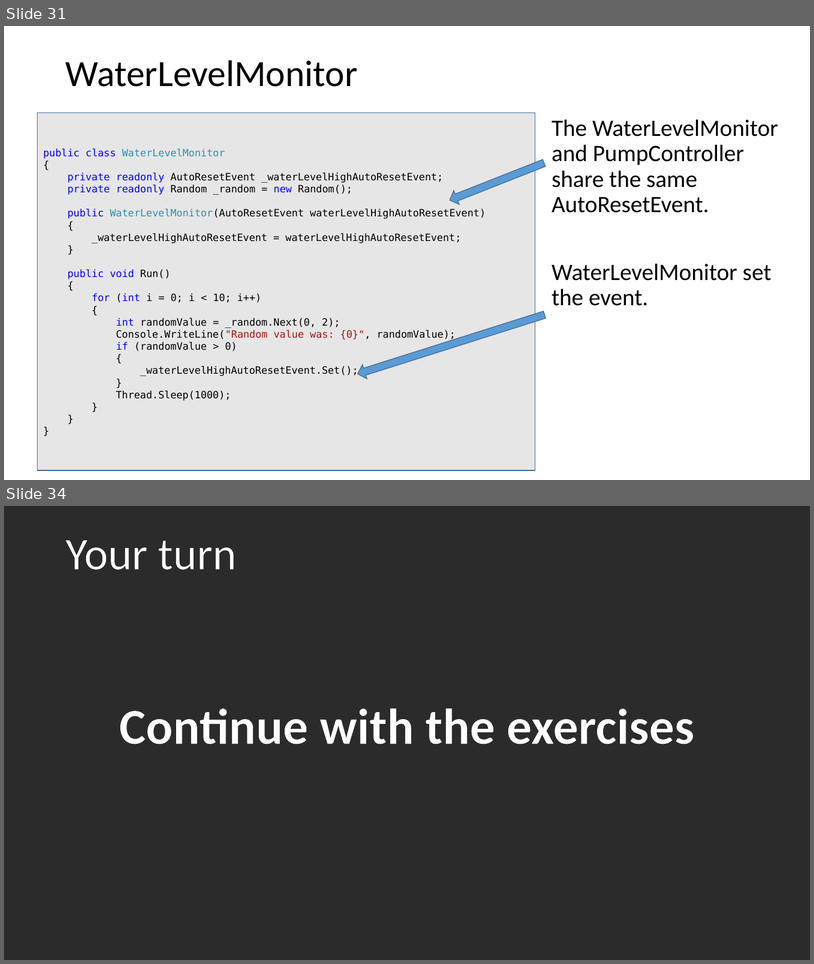
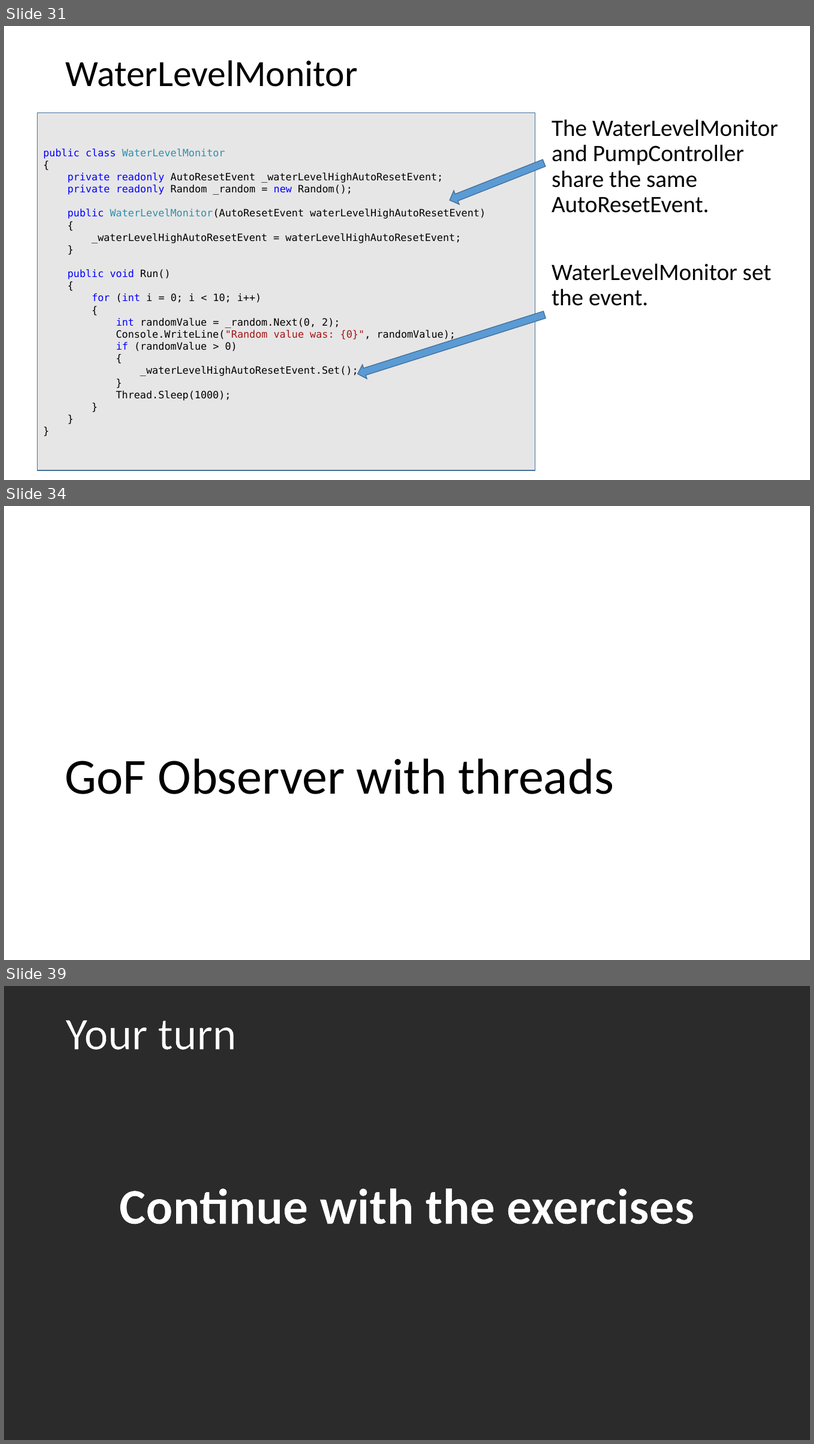
Before and after one commit to codesmurf/st3its3_teaching, a slide deck: 07 Thread Synchronization 2/Thread Synchronization pt 2.pptx. Shown one above the other, each under a label of ours: slides 31 and 34 before the commit, slides 31, 34 and 39 after it; the slides between them are not shown. The pictures are 814x964 and 814x1444 pixels, drawn with LibreOffice and Linux fonts; fonts in the diff are those of the drawing; background and template pictures are left out; a plain dark background stands for a picture behind light text. Boxes give left, top, right and bottom in pixels: in the first picture for what was removed or moved away, otherwise in the second. Text is boxed around its words. In the diff, an @@ line names an element or a change of style, - is before the commit and + after.

Commit message:
added observer with threads and resetevents

```diff
--- a/07 Thread Synchronization 2/Thread Synchronization pt 2.pptx
+++ b/07 Thread Synchronization 2/Thread Synchronization pt 2.pptx
@@ slide 34 added at [4, 506, 810, 960], background #FFFFFF @@
@@ title added at [65, 758, 614, 794], 60 pt, text #000000 @@
+GoF Observer with threads
@@ what was slide 34 is now slide 39 @@
```
Also in this commit, not shown: 2 slides changed, 4 other slides added, 2 other files.
